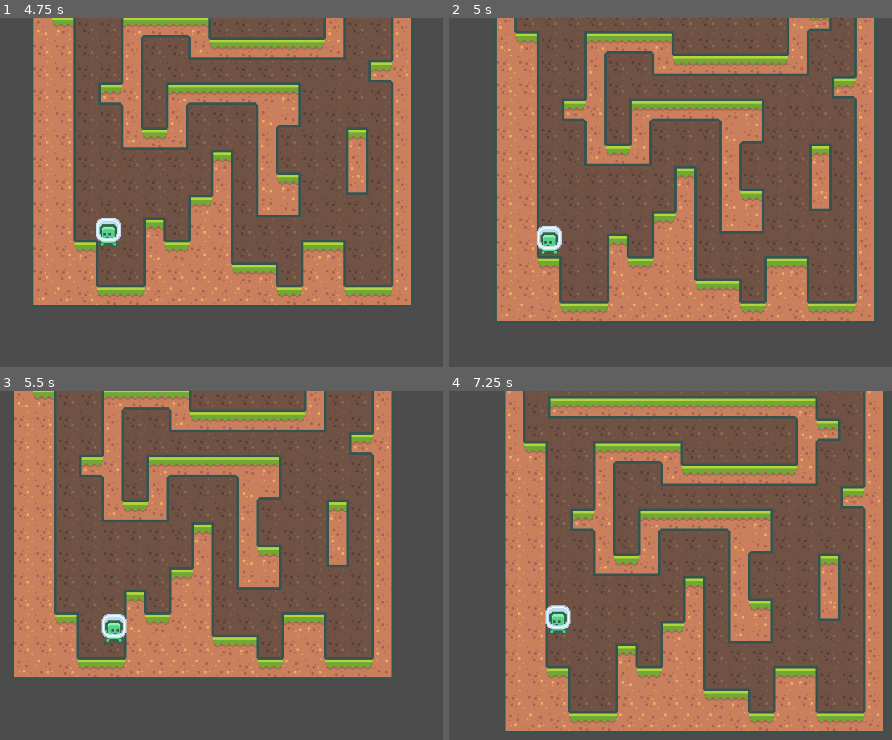
Above: before the commit, frames 1-4 (two rows, left to right).
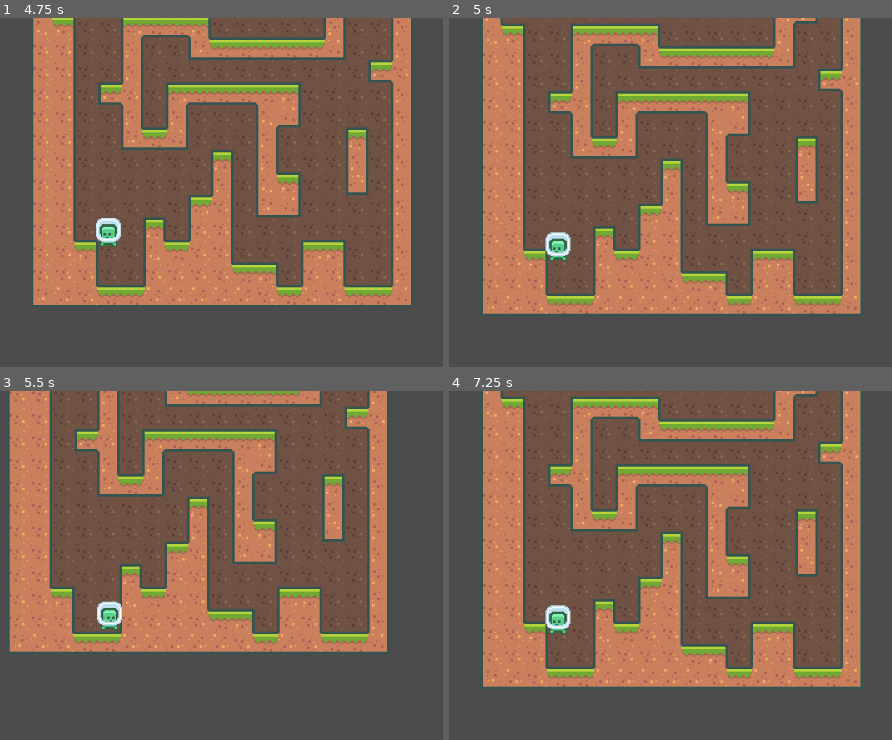
Above: after the commit, the same moments.

Repository: LightBoat9/KenneyJam2021
Game: Godot game, scene res://scenes/game/Game.tscn
Same seed, same stepped clock (60 frames per second), same inputs: the game is played once before the commit and once after it.
Inputs:
- Up to frame 1 (4.75 s): hold Right (ui_right) 0.53-2.03 s; tap Space (ui_select) at 0.77, 1.52, 3.02, 3.77, 4.52 s; hold Left (ui_left) 2.03-2.78 s; hold Right (ui_right) 2.78-4.28 s; hold Left (ui_left) from 4.28 s (still down)
- Up to frame 2 (5 s): keep holding Left (ui_left)
- Up to frame 3 (5.5 s): release Left (ui_left) at 5.03 s; hold Right (ui_right) from 5.03 s (still down)
- Up to frame 4 (7.25 s): release Right (ui_right) at 5.78 s; hold Left (ui_left) from 5.78 s (still down); tap Space (ui_select) at 6.02, 6.77 s

Frame 1 is identical in both runs. In frame 2, 40% of the frame differs, in the area x 7-97%, y 0-88%; in frame 3, 35%; in frame 4, 59%, in the area x 7-99%, y 0-98%.

Commit message:
Revert Collision Shape

Diff:
--- a/characters/player/Player.tscn
+++ b/characters/player/Player.tscn
@@ -3,8 +3,8 @@
 [ext_resource path="res://characters/player/player.png" type="Texture" id=1]
 [ext_resource path="res://characters/player/player.gd" type="Script" id=2]
 
-[sub_resource type="CircleShape2D" id=3]
-radius = 8.0
+[sub_resource type="RectangleShape2D" id=1]
+extents = Vector2( 8, 8 )
 
 [sub_resource type="Animation" id=2]
 resource_name = "walk"
@@ -32,7 +32,7 @@
 
 [node name="CollisionShape2D" type="CollisionShape2D" parent="."]
 position = Vector2( 0, 4 )
-shape = SubResource( 3 )
+shape = SubResource( 1 )
 
 [node name="Camera2D" type="Camera2D" parent="."]
 current = true
